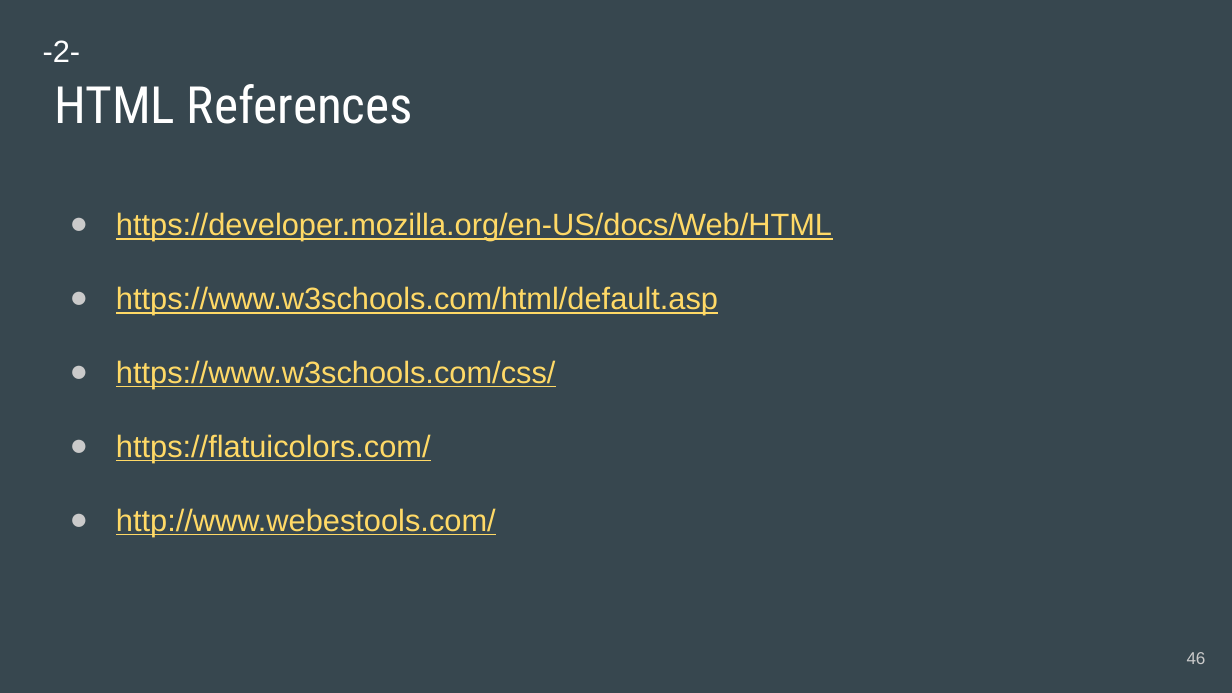
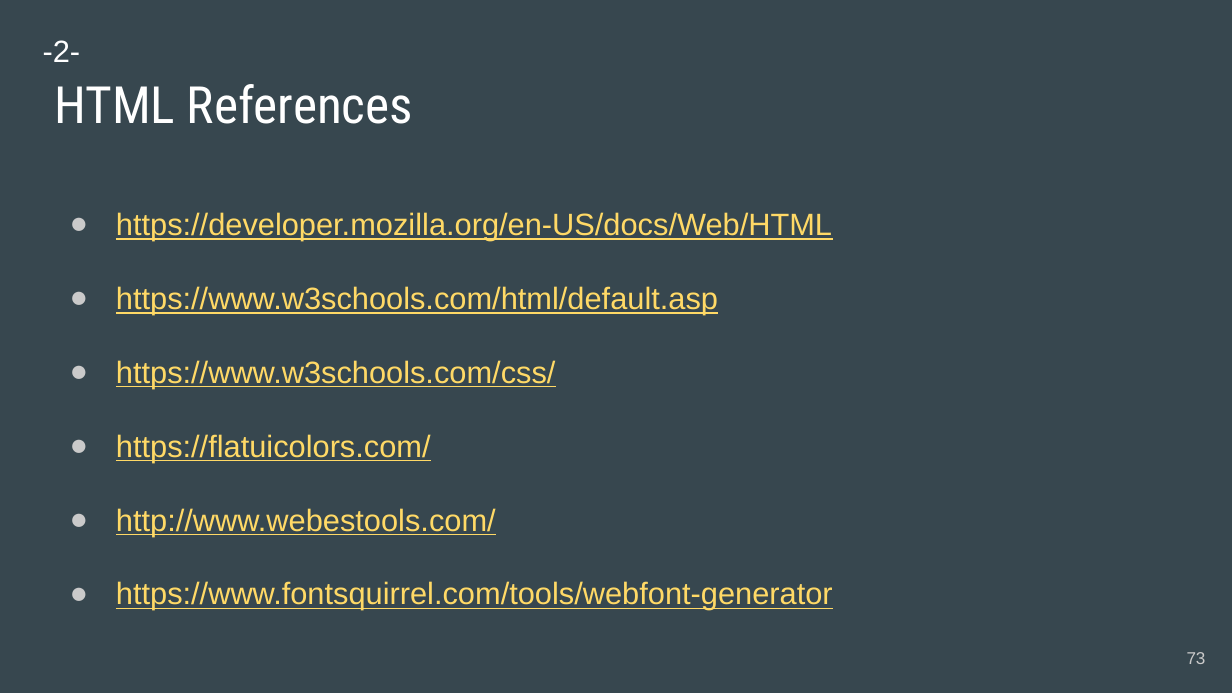
Before and after one commit to engwsalama/webdev_html_css, a slide deck: slide 73 of 2020-WebDev_HTML_CSS.pptx (slide 46 before the commit). Drawn at 1232x693 pixels with LibreOffice and Linux fonts; fonts in the diff are those of the drawing. Boxes give left, top, right and bottom in pixels: in the first picture for what was removed or moved away, otherwise in the second. Text is boxed around its words. In the diff, an @@ line names an element or a change of style, - is before the commit and + after.

```diff
--- a/2020-WebDev_HTML_CSS.pptx
+++ b/2020-WebDev_HTML_CSS.pptx
@@ text at bbox=[116, 581, 833, 610]: paragraph added @@
+● https://www.fontsquirrel.com/tools/webfont-generator
@@ page number at bbox=[1187, 652, 1206, 664]: text changed @@
-46
+73
```
Also in this commit, not shown: 42 other slides changed, 27 slides added, 22 other files.
